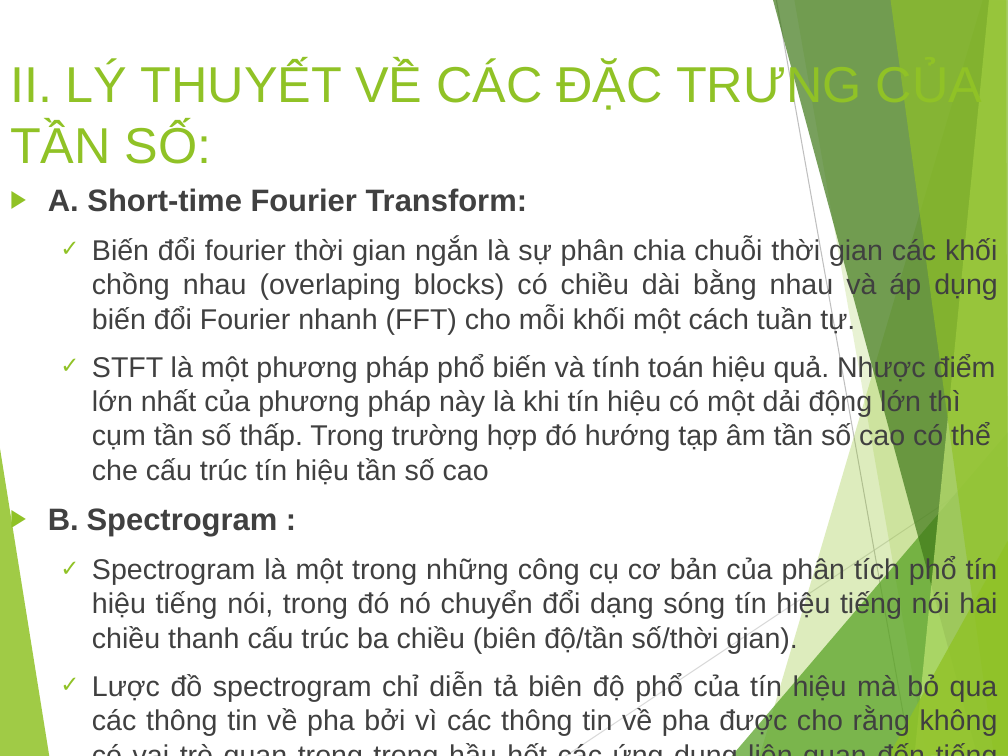
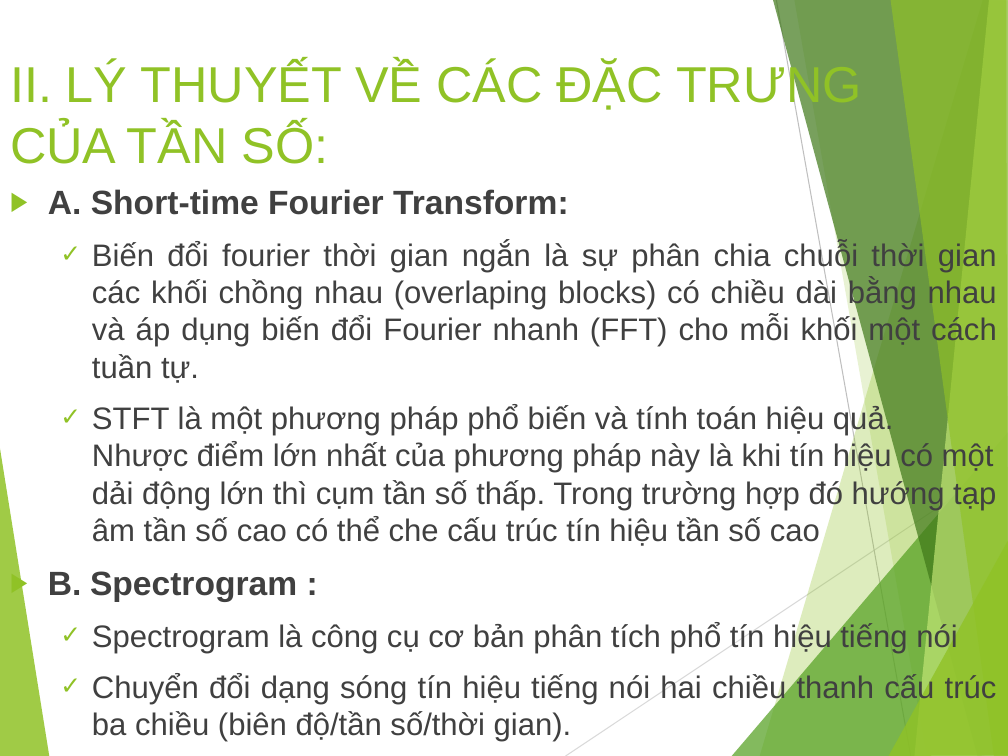
Before and after one commit to nhom-11-xlths/dE_02, a slide deck: slide 3 of SlideBaoCao.pptx. Drawn at 1008x756 pixels with LibreOffice and Linux fonts; fonts in the diff are those of the drawing. Boxes give left, top, right and bottom in pixels: in the first picture for what was removed or moved away, otherwise in the second. Text is boxed around its words. In the diff, an @@ line names an element or a change of style, - is before the commit and + after.

```diff
--- a/SlideBaoCao.pptx
+++ b/SlideBaoCao.pptx
@@ text at [48, 189, 997, 602]: size 22.1 to 24.1 pt in "A. Short-time Fourier Transform:", "B. Spectrogram :"; size 20.4 to 22.2 pt in "Biến đổi fourier thời gian ngắn là ...", "STFT là một phương pháp phổ biến ..." @@
@@ text at [92, 622, 997, 742]: text changed; size 20.4 to 22.2 pt @@
-  ✓ Spectrogram là một trong những công cụ cơ bản của phân tích phổ tín hiệu tiếng nói, trong đó nó chuyển đổi dạng sóng tín hiệu tiếng nói hai chiều thanh cấu trúc ba chiều (biên độ/tần số/thời gian).
-  ✓ Lược đồ spectrogram chỉ diễn tả biên độ phổ của tín hiệu mà bỏ qua các thông tin về pha bởi vì các thông tin về pha được cho rằng không có vai trò quan trọng trong hầu hết các ứng dụng liên quan đến tiếng nói.
+  ✓ Spectrogram là công cụ cơ bản phân tích phổ tín hiệu tiếng nói
+  ✓ Chuyển đổi dạng sóng tín hiệu tiếng nói hai chiều thanh cấu trúc ba chiều (biên độ/tần số/thời gian).
```
Also in this commit, not shown: 3 other slides changed, 1 slide added, 2 slides removed.
